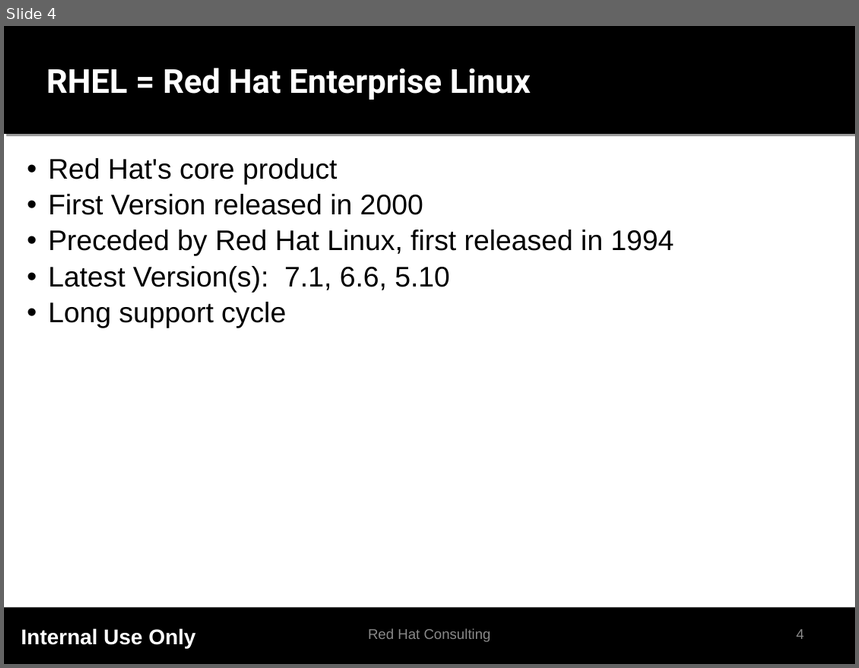
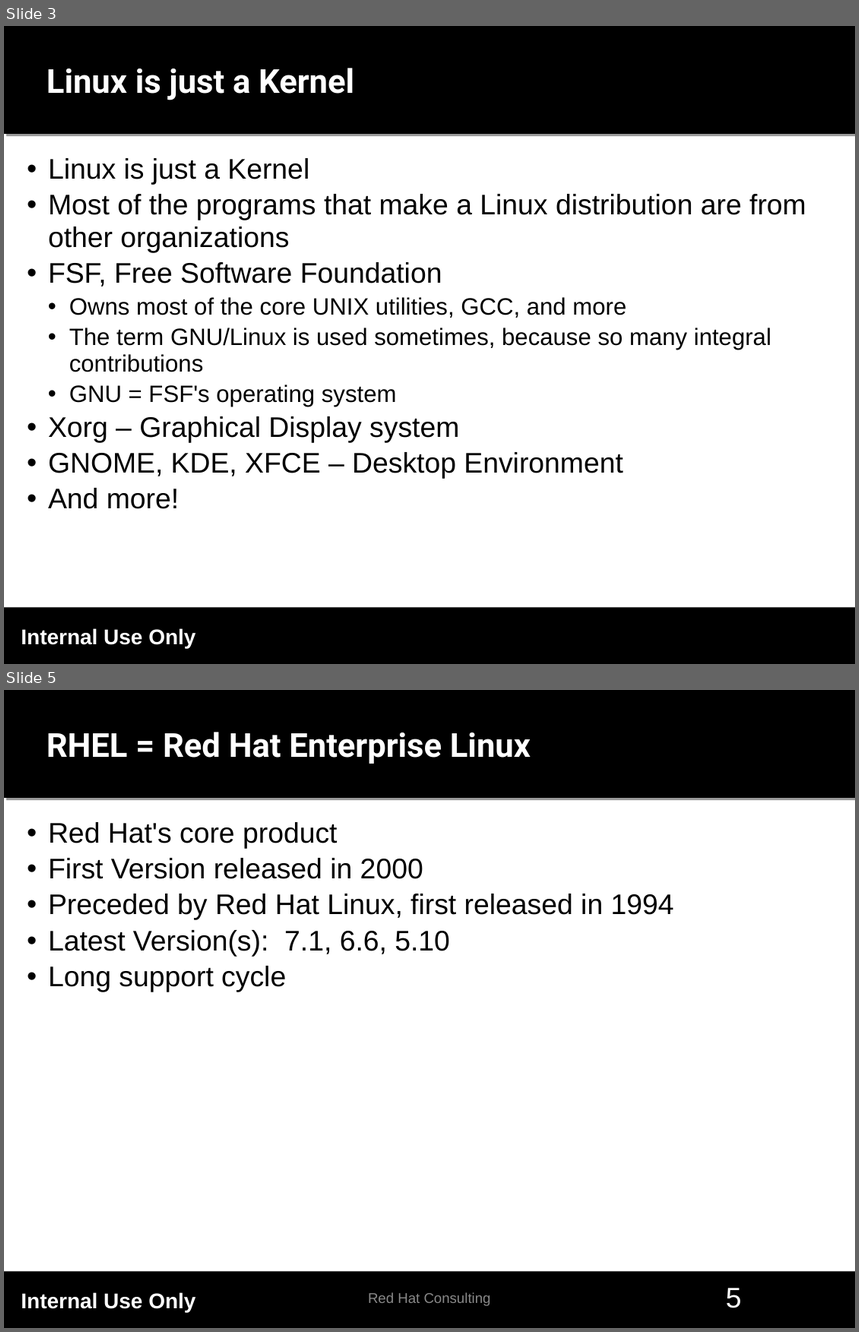
Before and after one commit to rstroop/nch-bootcamp, a slide deck: presentations/RHEL/RHEL_PRESENTATION.odp. Shown one above the other, each under a label of ours: slide 4 before the commit, slides 3 and 5 after it; the slides between them are not shown. The pictures are 859x668 and 859x1332 pixels, drawn with LibreOffice and Linux fonts; fonts in the diff are those of the drawing; background and template pictures are left out. Boxes give left, top, right and bottom in pixels: in the first picture for what was removed or moved away, otherwise in the second. Text is boxed around its words. In the diff, an @@ line names an element or a change of style, - is before the commit and + after.

```diff
--- a/presentations/RHEL/RHEL_PRESENTATION.odp
+++ b/presentations/RHEL/RHEL_PRESENTATION.odp
@@ slide 3 added at [4,26,855,664], background picture (left out); not listed: 4 template elements that a slide beside it also shows @@
@@ title added at [47,68,354,100], 28 pt, text #FFFFFF, bold @@
+Linux is just a Kernel
@@ text added at [48,158,807,509], 24 pt, text #000000 @@
+• Linux is just a Kernel
+• Most of the programs that make a Linux distribution are from other organizations
+• FSF, Free Software Foundation
+  • Owns most of the core UNIX utilities, GCC, and more
+  • The term GNU/Linux is used sometimes, because so many integral contributions
+  • GNU = FSF's operating system
+• Xorg – Graphical Display system
+• GNOME, KDE, XFCE – Desktop Environment
+• And more!
@@ what was slide 4 is now slide 5 @@
@@ page number at [726,1288,742,1309]: text changed; size 12 to 24 pt; text colour #898989 to #FFFFFF @@
-4
+5
```
Also in this commit, not shown: 8 slides changed, 1 other slide added, 1 other file.
